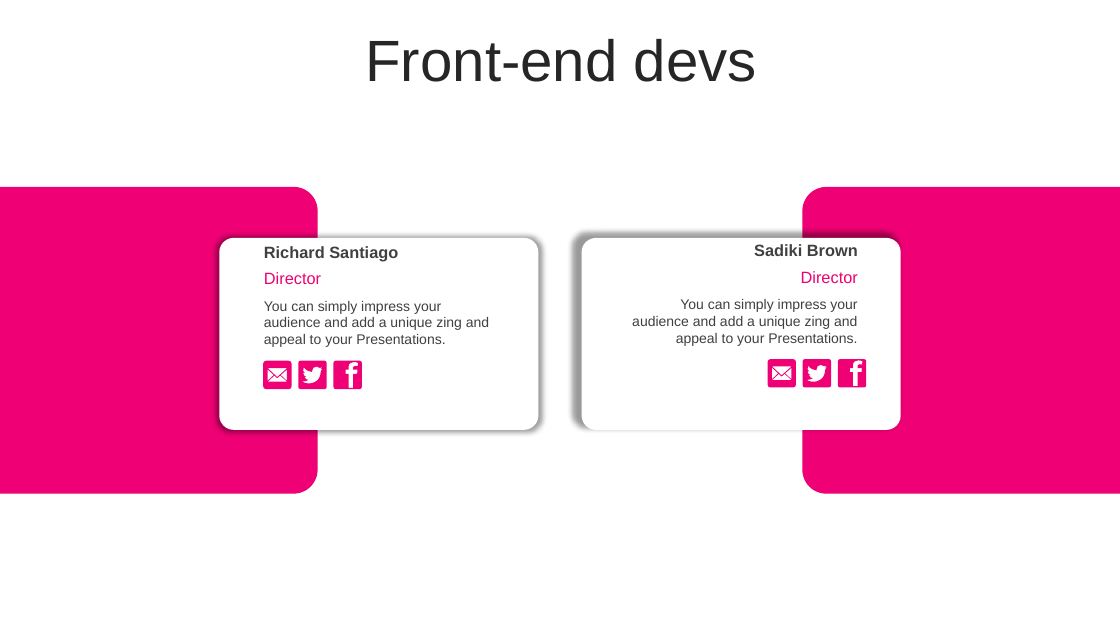
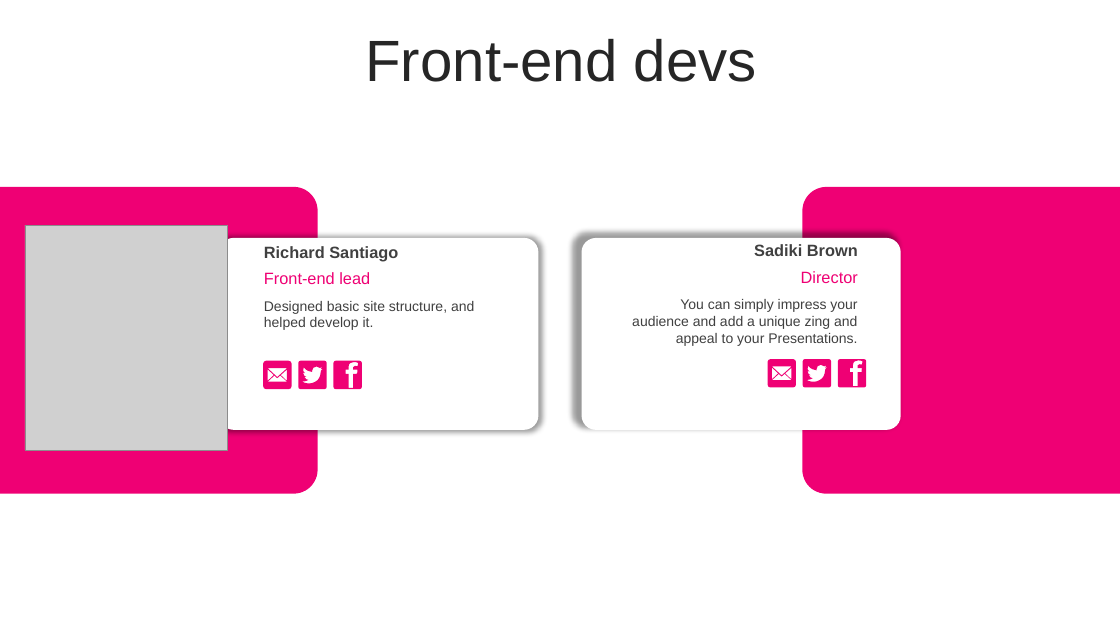
Before and after one commit to cen4010-s2019-g01/TeamProject, a slide deck: slide 2 of CritiqueCafe Project/M5PPT-WIP.pptx. Drawn at 1120x630 pixels with LibreOffice and Linux fonts; fonts in the diff are those of the drawing; grey boxes stand for pictures. Boxes give left, top, right and bottom in pixels: in the first picture for what was removed or moved away, otherwise in the second. Text is boxed around its words. In the diff, an @@ line names an element or a change of style, - is before the commit and + after.

```diff
--- a/CritiqueCafe Project/M5PPT-WIP.pptx
+++ b/CritiqueCafe Project/M5PPT-WIP.pptx
@@ picture added at [25,225,228,450] @@
@@ text at [264,272,370,284]: text changed @@
-Director
+Front-end lead
@@ text at [264,301,474,330]: text changed @@
-You can simply impress your audience and add a unique zing and appeal to your Presentations.
+Designed basic site structure, and helped develop it.
```
Also in this commit, not shown: 4 other slides changed, 1 other file.
